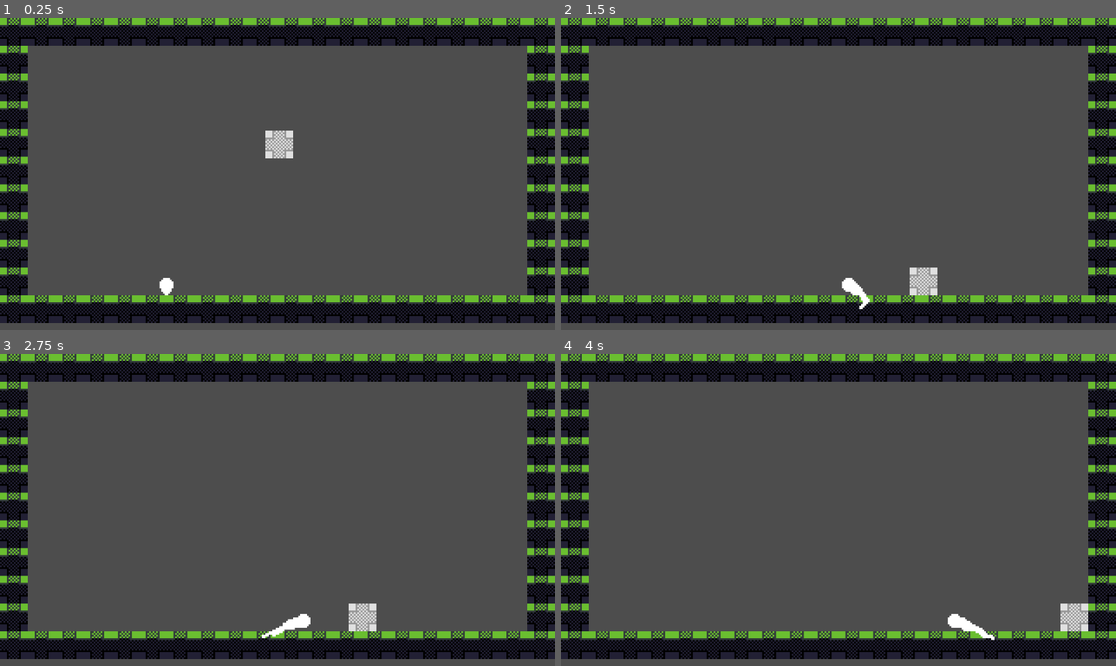
Above: before the commit, frames 1-4 (two rows, left to right).
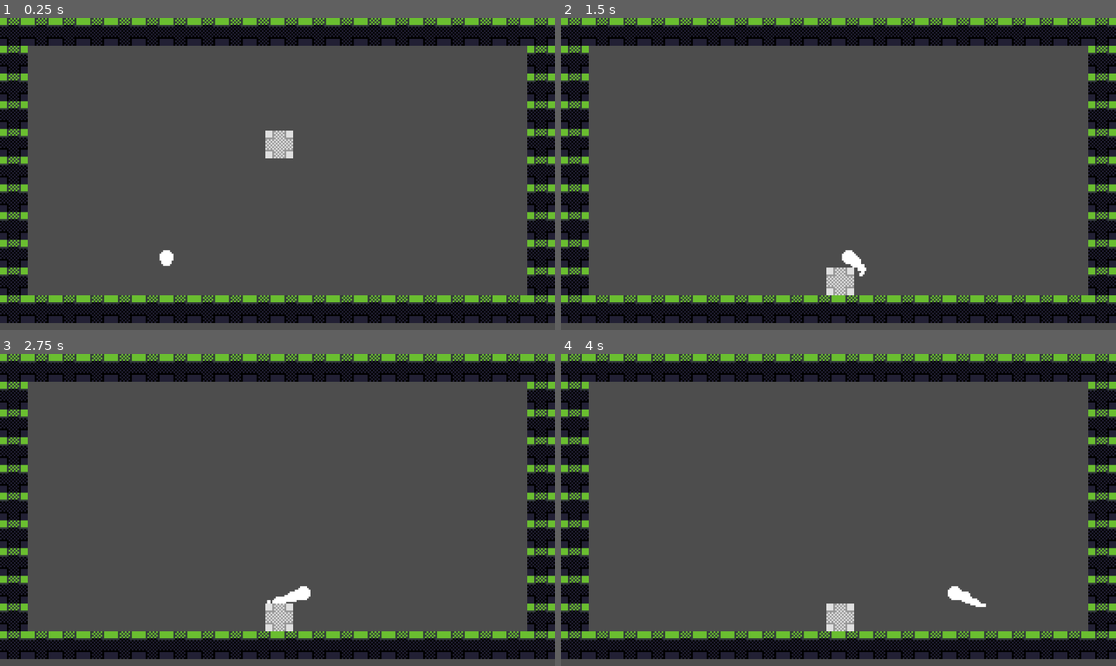
Above: after the commit, the same moments.

Repository: rtyh12/pixel-platformer
Game: Godot game, scene res://main.tscn
Same seed, same stepped clock (60 frames per second), same inputs: the game is played once before the commit and once after it.
Inputs:
- Up to frame 1 (0.25 s): no input
- Up to frame 2 (1.5 s): tap Enter at 0.5 s; hold Right (ui_right) 0.53-1.28 s; hold Left (ui_left) from 1.28 s (still down)
- Up to frame 3 (2.75 s): release Left (ui_left) at 2.03 s; hold Right (ui_right) from 2.03 s (still down)
- Up to frame 4 (4 s): release Right (ui_right) at 3.53 s; hold Left (ui_left) from 3.53 s (still down)

The runs differ from the first frame. In frame 1, 0.2% of the frame differs, in the area x 28-32%, y 74-89%; in frame 2, 1.2%; in frame 3, 1.3%; in frame 4, 1.4%, in the area x 47-95%, y 74-92%.

Commit message:
Fix tail attach point

Diff:
--- a/scenes/levels/level1.tscn
+++ b/scenes/levels/level1.tscn
@@ -30,13 +30,15 @@
 script = ExtResource("3_qcxtl")
 target_manual = NodePath("../AnimatableBody2D")
 
-[node name="HairController" type="StaticBody2D" parent="Player"]
+[node name="AnimatableBody2D" type="AnimatableBody2D" parent="Player"]
+
+[node name="HairController" type="StaticBody2D" parent="Player/AnimatableBody2D"]
+position = Vector2(0, -16)
 script = ExtResource("6_l0ra3")
-
-[node name="AnimatableBody2D" type="AnimatableBody2D" parent="Player"]
 
 [node name="CollisionShape2D" type="CollisionShape2D" parent="Player/AnimatableBody2D"]
 shape = SubResource("RectangleShape2D_4j8lr")
+disabled = true
 
 [node name="PlayerController" type="Node" parent="Player" node_paths=PackedStringArray("physics_body")]
 script = ExtResource("5_7ar0q")
--- a/scripts/HairController.gd
+++ b/scripts/HairController.gd
@@ -9,7 +9,14 @@
 		var rb = RigidBody2D.new()
 		rb.linear_damp = 20
 		rb.mass = 0.1
+		# Disable collision with other tail segments
+		rb.collision_layer = 1 << 1
 		tail_segment.add_child(rb)
+
+		var collider = CollisionShape2D.new()
+		collider.shape = CircleShape2D.new()
+		collider.shape.radius = max(scales[i] / 2, 1)
+		rb.add_child(collider)
 
 		var sprite = Sprite2D.new()
 		sprite.texture = load("res://textures/100px diameter circle.png")
@@ -32,6 +39,6 @@
 		tail_segment.add_child(spring)
 
 func _ready():
-	var scales = [8, 6, 6, 5, 4, 4, 4, 3, 2, 2]
+	var diameters = [8, 7, 6, 5, 5, 4, 2, 2, 1]
 
-	create_tail_attached_to($"../AnimatableBody2D", scales)
+	create_tail_attached_to(self, diameters)
--- a/scripts/WindowController.gd
+++ b/scripts/WindowController.gd
@@ -15,3 +15,6 @@
 		toggle_fullscreen()
 	if event.is_action_pressed("debug_quit"):
 		get_tree().quit()
+
+func _ready():
+	toggle_fullscreen()
